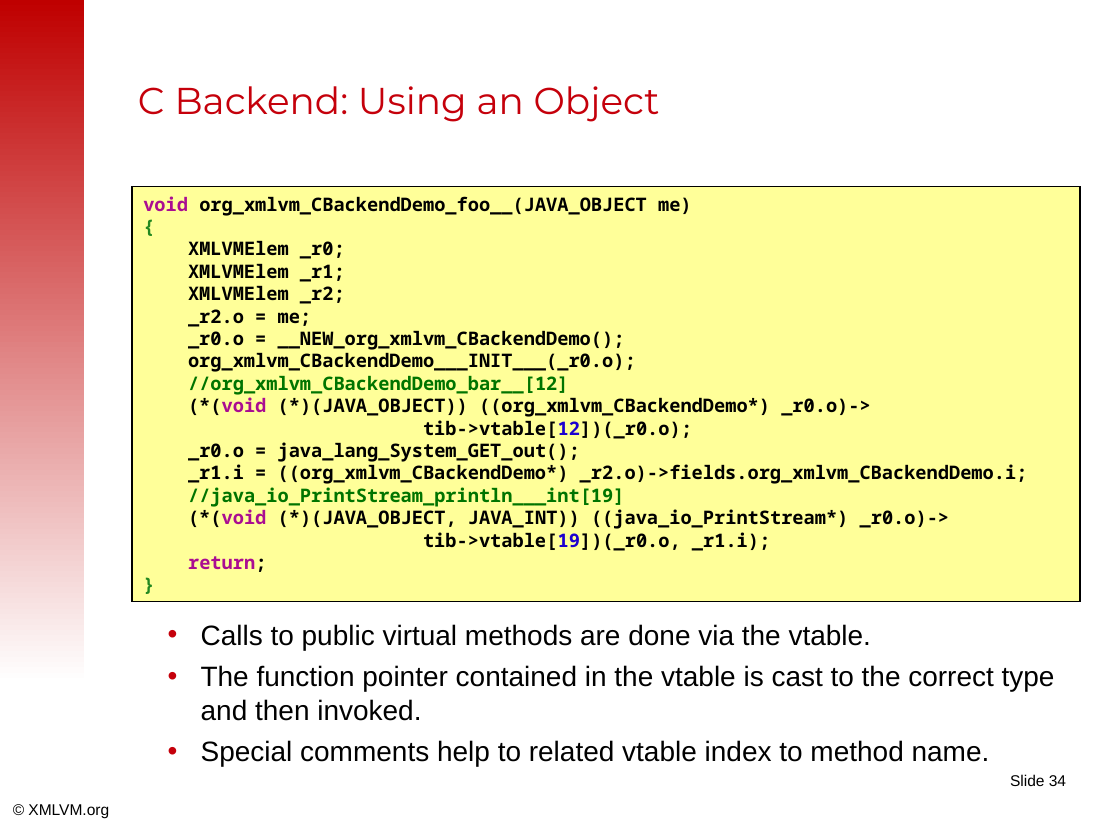
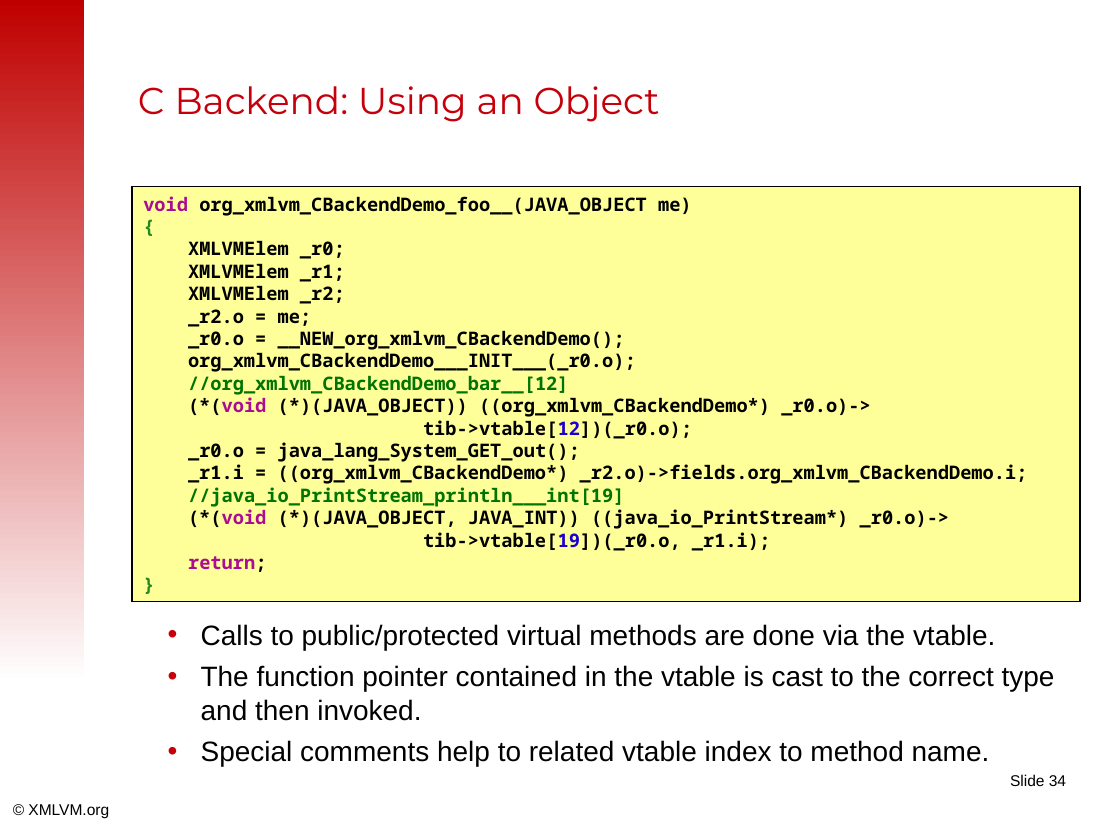
Before and after one commit to tisoft/xmlvm, a slide deck: slide 34 of doc/slides/android2iphone-master.odp. Drawn at 1120x840 pixels with LibreOffice and Linux fonts; fonts in the diff are those of the drawing; background and template pictures are left out. Boxes give left, top, right and bottom in pixels: in the first picture for what was removed or moved away, otherwise in the second. Text is boxed around its words. In the diff, an @@ line names an element or a change of style, - is before the commit and + after.

Commit message:
Add some slides on the C backend, in particular slides explaining the red/green class concept as well as the gen-c-wrappers option.

```diff
--- a/doc/slides/android2iphone-master.odp
+++ b/doc/slides/android2iphone-master.odp
@@ text at [201,624,995,650]: text changed @@
-• Calls to public virtual methods are done via the vtable.
+• Calls to public/protected virtual methods are done via the vtable.
```
Also in this commit, not shown: 1 other slide changed, 2 slides added.
